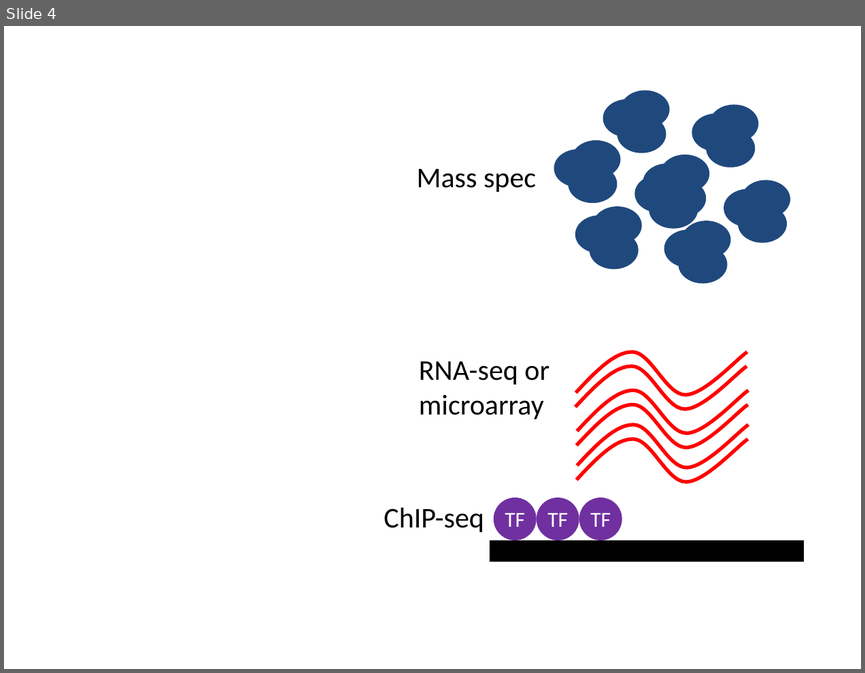
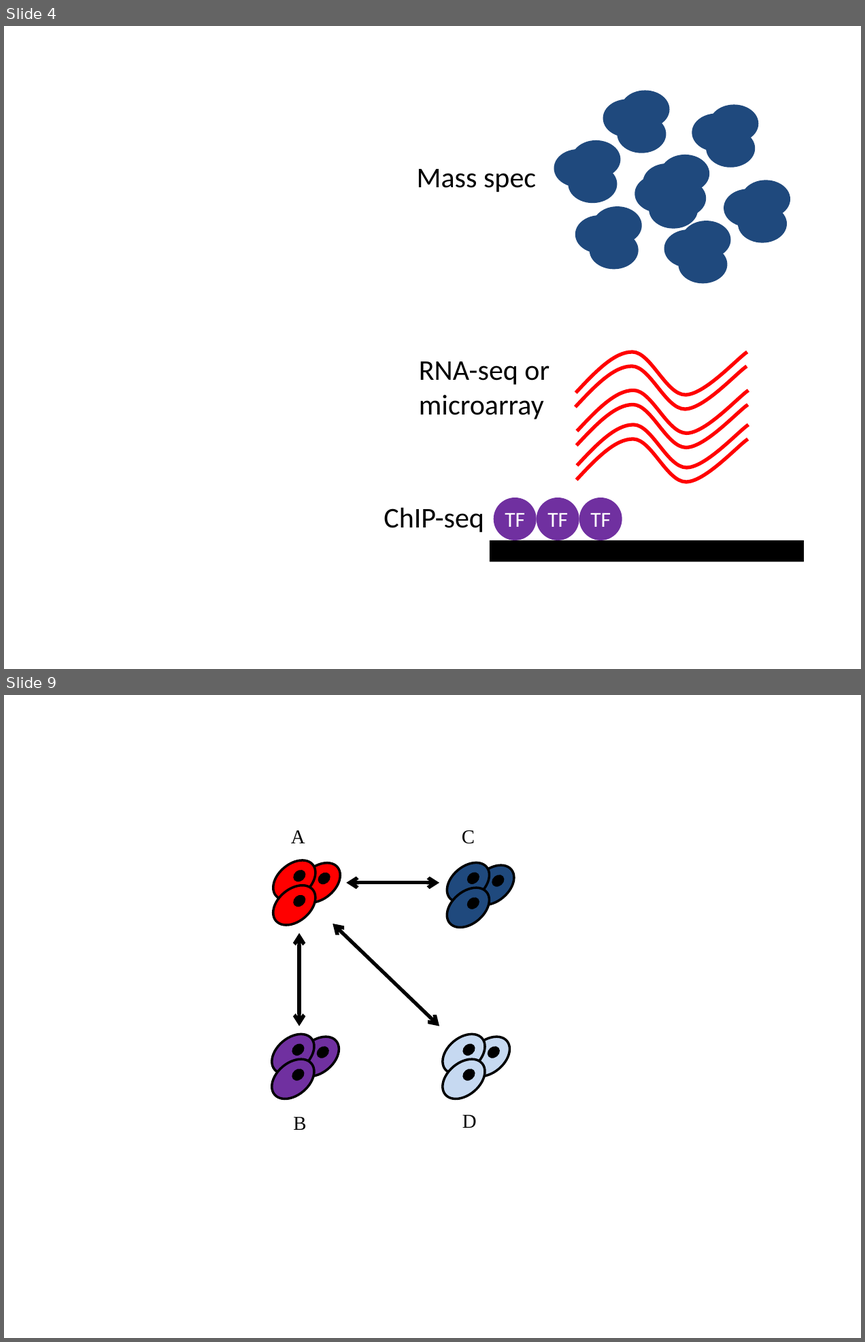
Before and after one commit to jdblischak/dc-bioc-limma, a slide deck: figure/ch01/ch01.pptx. Shown one above the other, each under a label of ours: slide 4 before the commit, slides 4 and 9 after it; the slides between them are not shown. The pictures are 865x673 and 865x1342 pixels, drawn with LibreOffice and Linux fonts; fonts in the diff are those of the drawing. Boxes give left, top, right and bottom in pixels: in the first picture for what was removed or moved away, otherwise in the second. Text is boxed around its words. In the diff, an @@ line names an element or a change of style, - is before the commit and + after.

```diff
--- a/figure/ch01/ch01.pptx
+++ b/figure/ch01/ch01.pptx
@@ slide 9 added at (4, 695, 861, 1338), background #FFFFFF @@
@@ text added at (291, 830, 305, 843), 16.5 pt, text #000000 @@
+A
@@ text added at (462, 830, 475, 844), 16.5 pt, text #000000 @@
+C
@@ group added at (266, 852, 348, 933): 6 ellipses @@
@@ double arrow added from (346, 883) to (439, 883), #000000 3 pt @@
@@ group added at (439, 855, 521, 936): 6 ellipses @@
@@ double arrow added from (300, 933) to (300, 1025), #000000 3 pt @@
@@ double arrow added from (333, 923) to (439, 1025), #000000 3 pt @@
@@ group added at (264, 1026, 347, 1107): 6 ellipses @@
@@ group added at (434, 1026, 517, 1107): 6 ellipses @@
@@ text added at (293, 1117, 306, 1130), 16.5 pt, text #000000 @@
+B
@@ text added at (462, 1115, 477, 1127), 16.5 pt, text #000000 @@
+D
```
Also in this commit, not shown: 5 other slides added, 4 other files.
